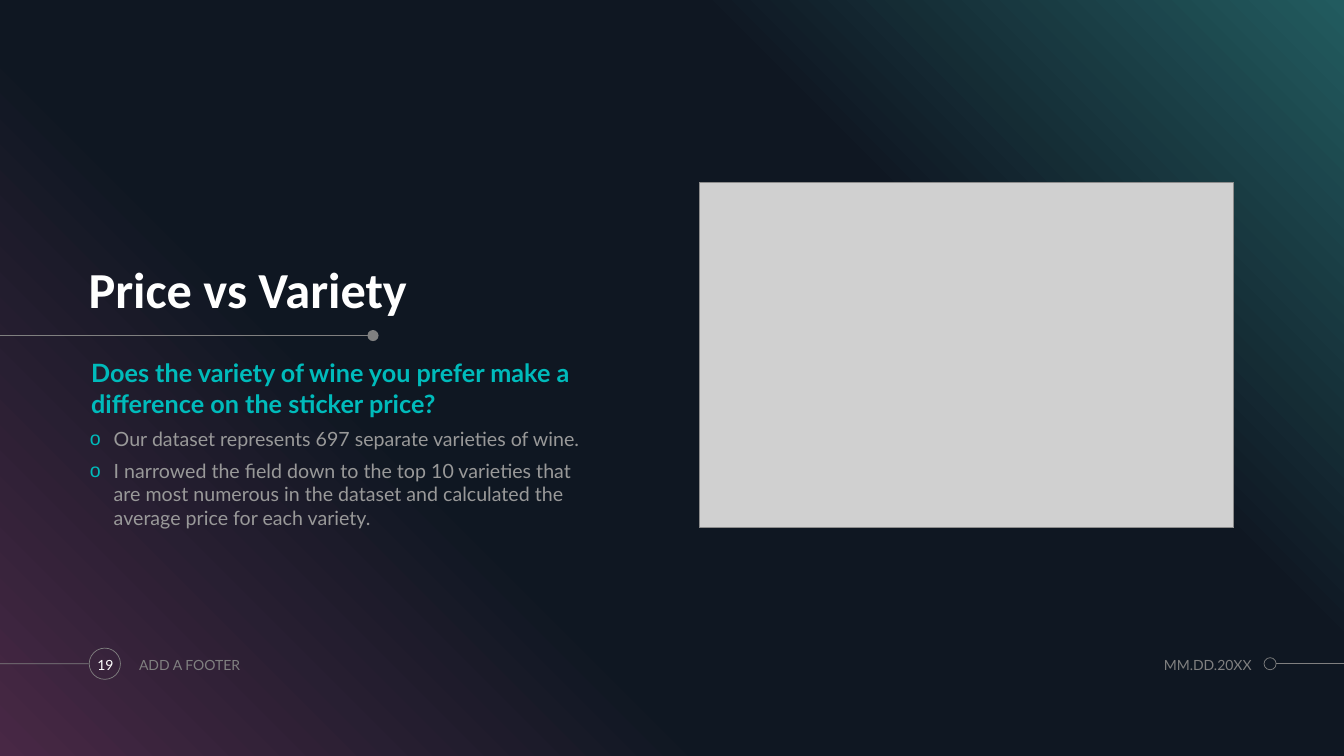
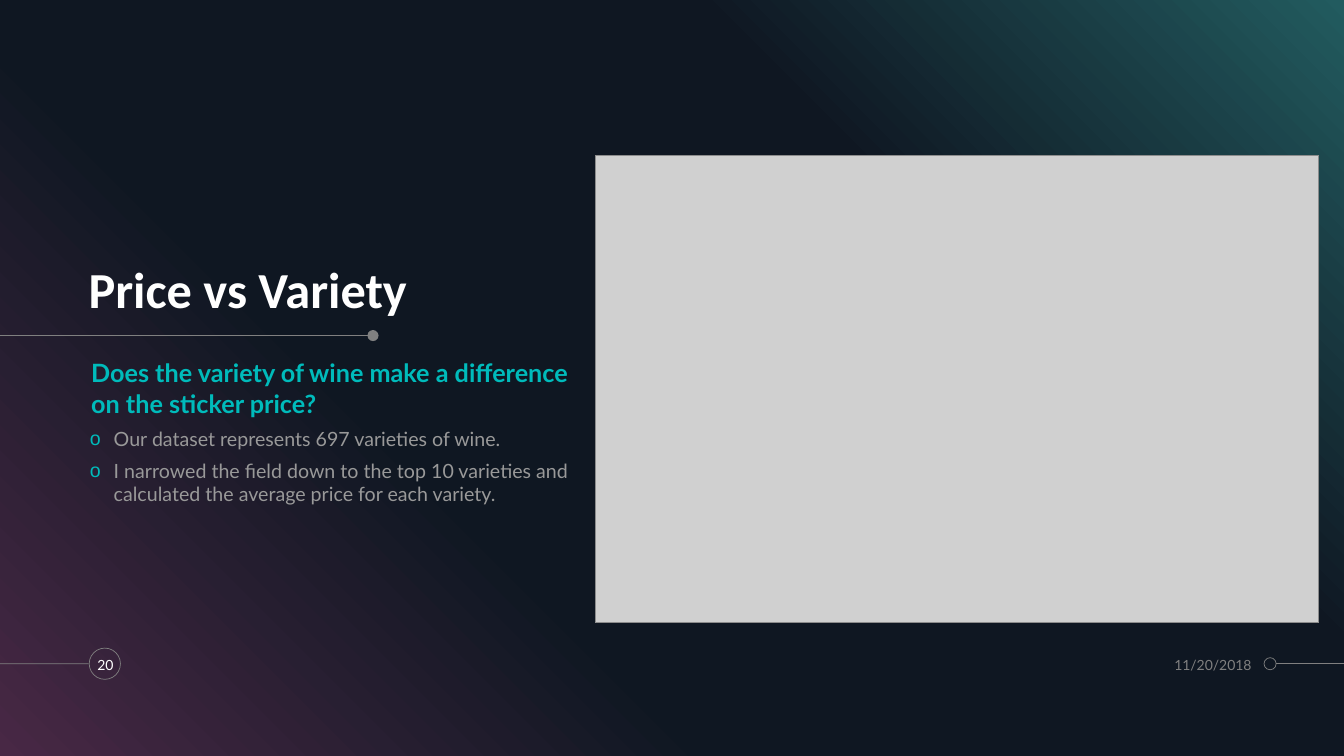
Before and after one commit to madengr00/PourTaste, a slide deck: slide 20 of Output/pourtaste_3.pptx (slide 19 before the commit). Drawn at 1344x756 pixels with LibreOffice and Linux fonts; fonts in the diff are those of the drawing; grey boxes stand for pictures; background and template pictures are left out. Boxes give left, top, right and bottom in pixels: in the first picture for what was removed or moved away, otherwise in the second. Text is boxed around its words. In the diff, an @@ line names an element or a change of style, - is before the commit and + after.

```diff
--- a/Output/pourtaste_3.pptx
+++ b/Output/pourtaste_3.pptx
@@ picture: place and size @@
-picture at <box>700,182,1234,527</box>
+picture at <box>596,155,1320,623</box>
@@ text at <box>91,363,568,417</box>: text changed @@
-Does the variety of wine you prefer make a difference on the sticker price?
+Does the variety of wine make a difference on the sticker price?
@@ text at <box>114,431,568,505</box>: text changed @@
-o Our dataset represents 697 separate varieties of wine.
-o I narrowed the field down to the top 10 varieties that are most numerous in the dataset and calculated the average price for each variety.
+o Our dataset represents 697 varieties of wine.
+o I narrowed the field down to the top 10 varieties and calculated the average price for each variety.
@@ page number at <box>97,660,113,670</box>: text changed @@
-19
+20
@@ text removed at <box>139,660,240,670</box> @@
-ADD A FOOTER
@@ text at <box>1174,660,1251,671</box>: text changed @@
-MM.DD.20XX
+11/20/2018
```
Also in this commit, not shown: 17 other slides changed, 2 slides added, 1 slide removed, 2 other files.
